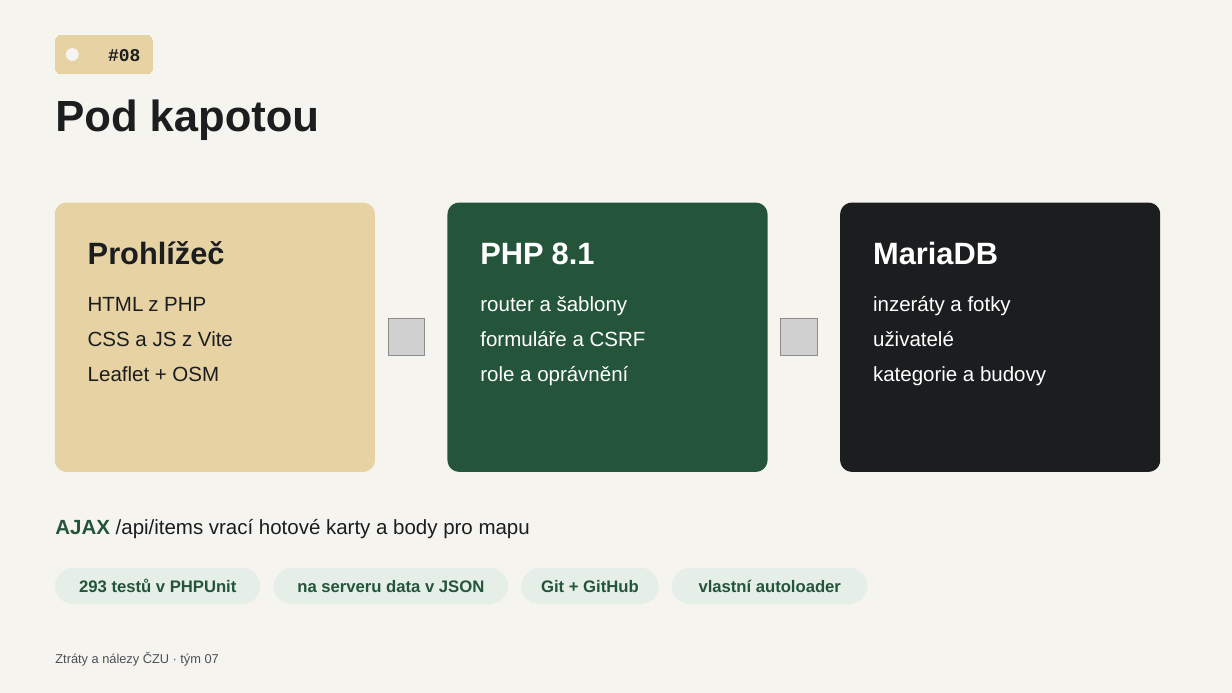
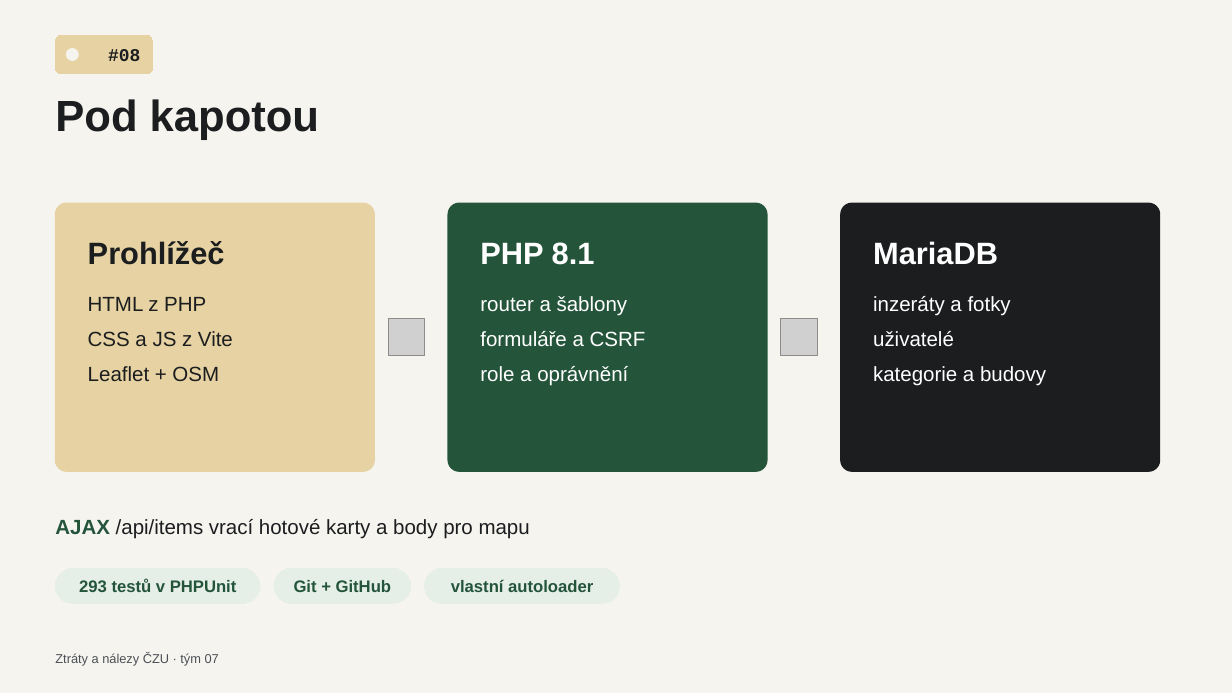
Before and after one commit to TomasDevs/ztraty-nalezy-czu, a slide deck: slide 9 of docs/prezentace-tym-07.pptx. Drawn at 1232x693 pixels with LibreOffice and Linux fonts; fonts in the diff are those of the drawing; grey boxes stand for pictures. Boxes give left, top, right and bottom in pixels: in the first picture for what was removed or moved away, otherwise in the second. Text is boxed around its words. In the diff, an @@ line names an element or a change of style, - is before the commit and + after.

```diff
--- a/docs/prezentace-tym-07.pptx
+++ b/docs/prezentace-tym-07.pptx
@@ rounded rectangle "Git + GitHub": place and size @@
-rounded rectangle "Git + GitHub" at <box>521,568,658,604</box>
+rounded rectangle "Git + GitHub" at <box>274,568,410,604</box>
@@ rounded rectangle removed at <box>274,568,507,604</box> @@
-na serveru data v JSON
@@ rounded rectangle "vlastní autoloader": place and size @@
-rounded rectangle "vlastní autoloader" at <box>673,568,868,604</box>
+rounded rectangle "vlastní autoloader" at <box>424,568,619,604</box>
```
Also in this commit, not shown: 1 other file.
